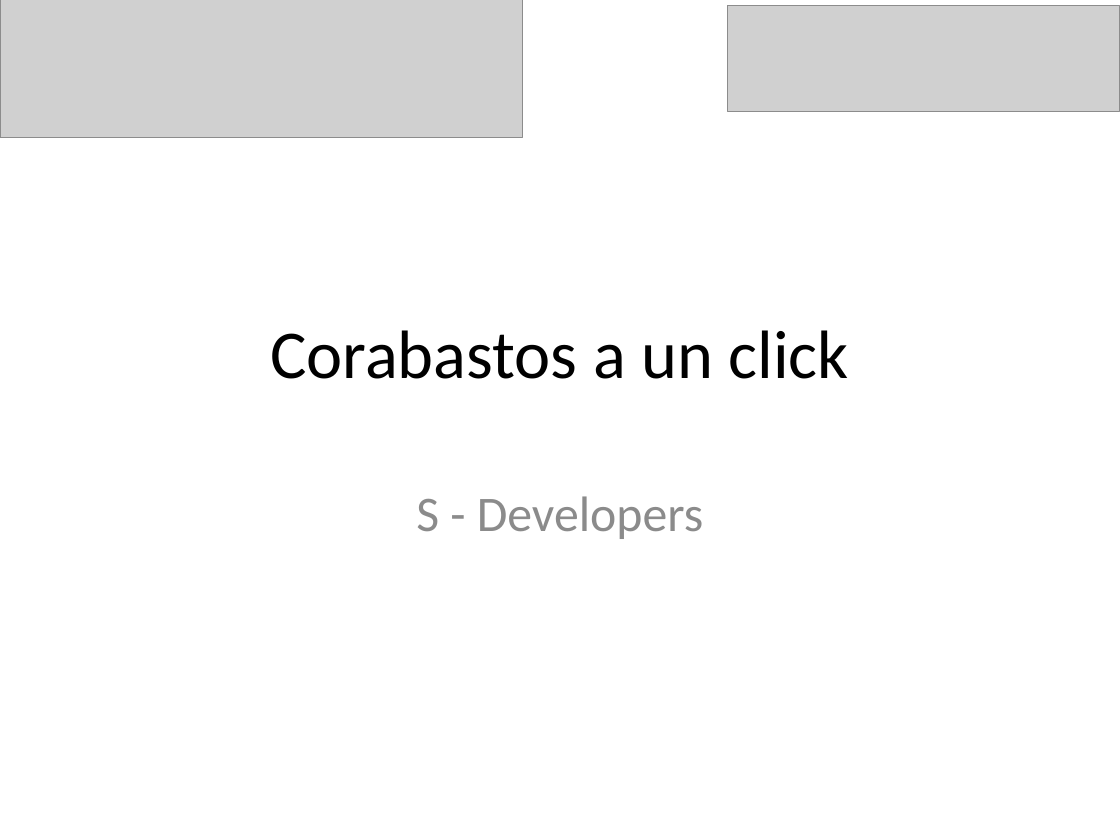
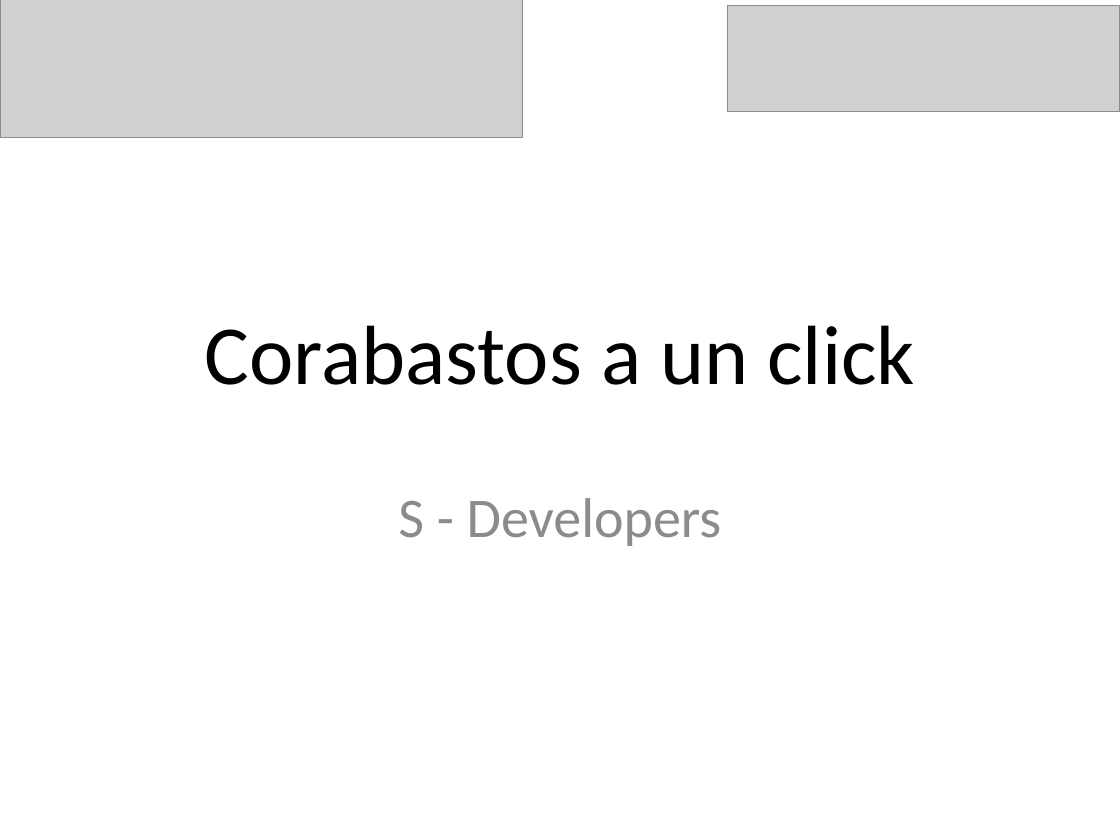
Before and after one commit to anfesmo/Drogas5aConvocatoria, a slide deck: slide 1 of CorabastosUnClick.pptx. Drawn at 1120x840 pixels with LibreOffice and Linux fonts; fonts in the diff are those of the drawing; grey boxes stand for pictures. Boxes give left, top, right and bottom in pixels: in the first picture for what was removed or moved away, otherwise in the second. Text is boxed around its words. In the diff, an @@ line names an element or a change of style, - is before the commit and + after.

```diff
--- a/CorabastosUnClick.pptx
+++ b/CorabastosUnClick.pptx
@@ title "Corabastos a un click" at [205,325,915,385]: size 44 to 54 pt @@
@@ subtitle "S - Developers" at [398,498,722,546]: size 32 to 36 pt @@
```
Also in this commit, not shown: 2 other slides changed, 1 other file.
